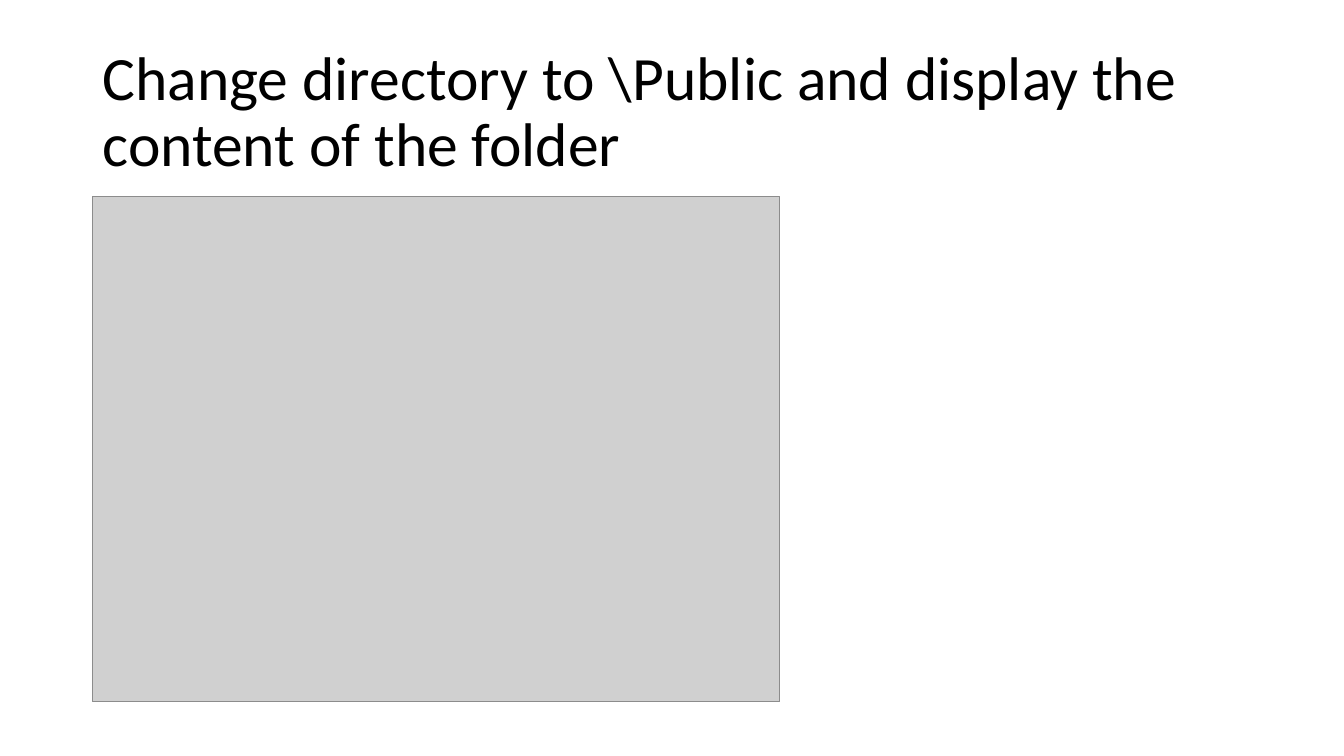
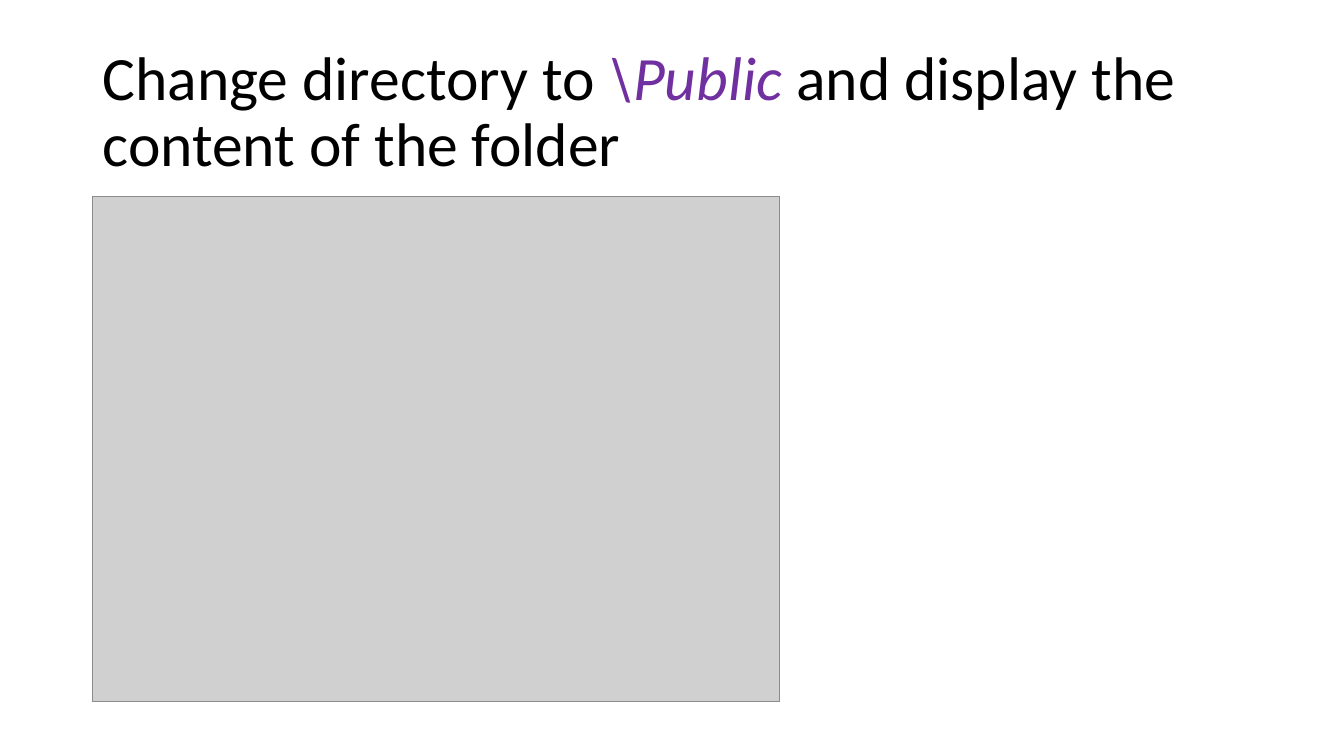
Before and after one commit to frankwxu/digital-forensics-lab, a slide deck: slide 17 of Basic_Computer_Skills_for_Forensics/0_Win_command_line_tutorial.pptx. Drawn at 1344x756 pixels with LibreOffice and Linux fonts; fonts in the diff are those of the drawing; grey boxes stand for pictures; background and template pictures are left out. Boxes give left, top, right and bottom in pixels: in the first picture for what was removed or moved away, otherwise in the second. Text is boxed around its words. In the diff, an @@ line names an element or a change of style, - is before the commit and + after.

```diff
--- a/Basic_Computer_Skills_for_Forensics/0_Win_command_line_tutorial.pptx
+++ b/Basic_Computer_Skills_for_Forensics/0_Win_command_line_tutorial.pptx
@@ title "Change directory to \Public and ..." at [102,57,1176,167]: text colour #000000 to #7030A0, italic on in "\Public" @@
```
Also in this commit, not shown: 7 other slides changed, 1 other file.
